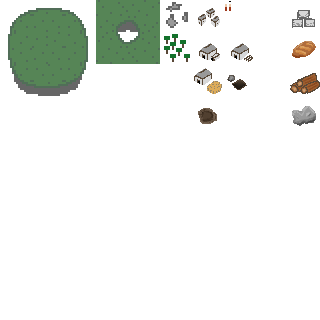
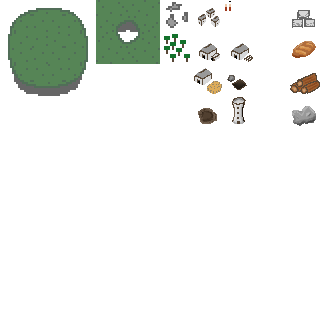
Before/after of a (320, 320) layered artwork. What changed in the layer stack:
added layer "house copy #4" above "house copy #3" over (232, 97, 246, 124)
